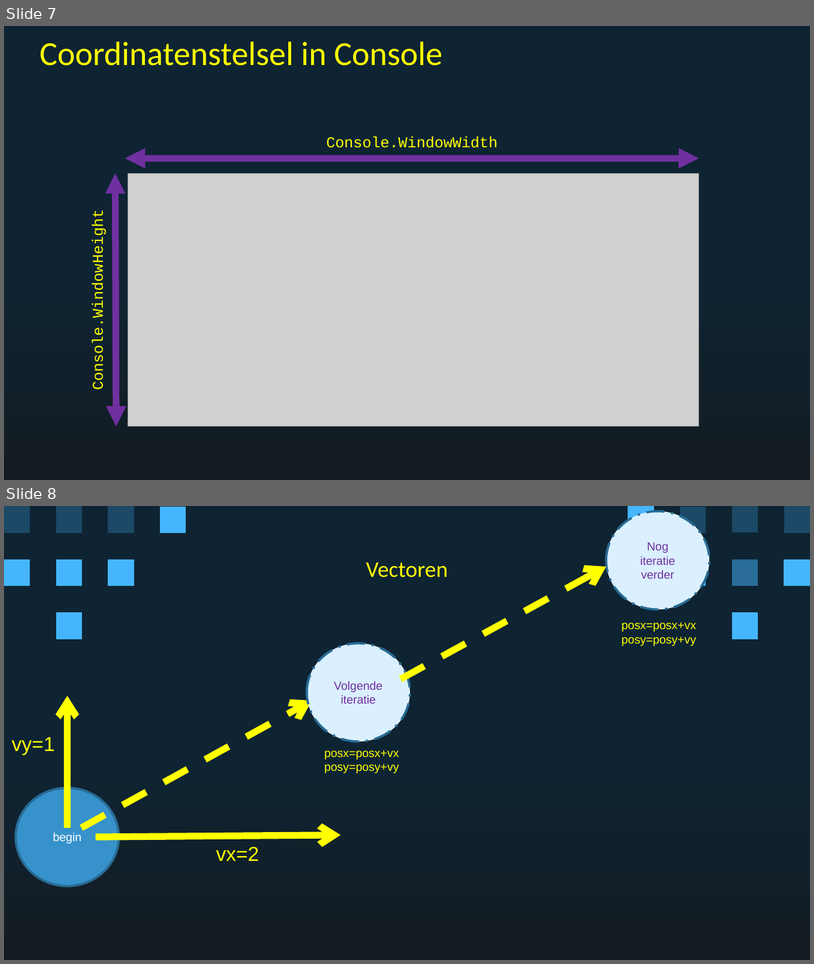
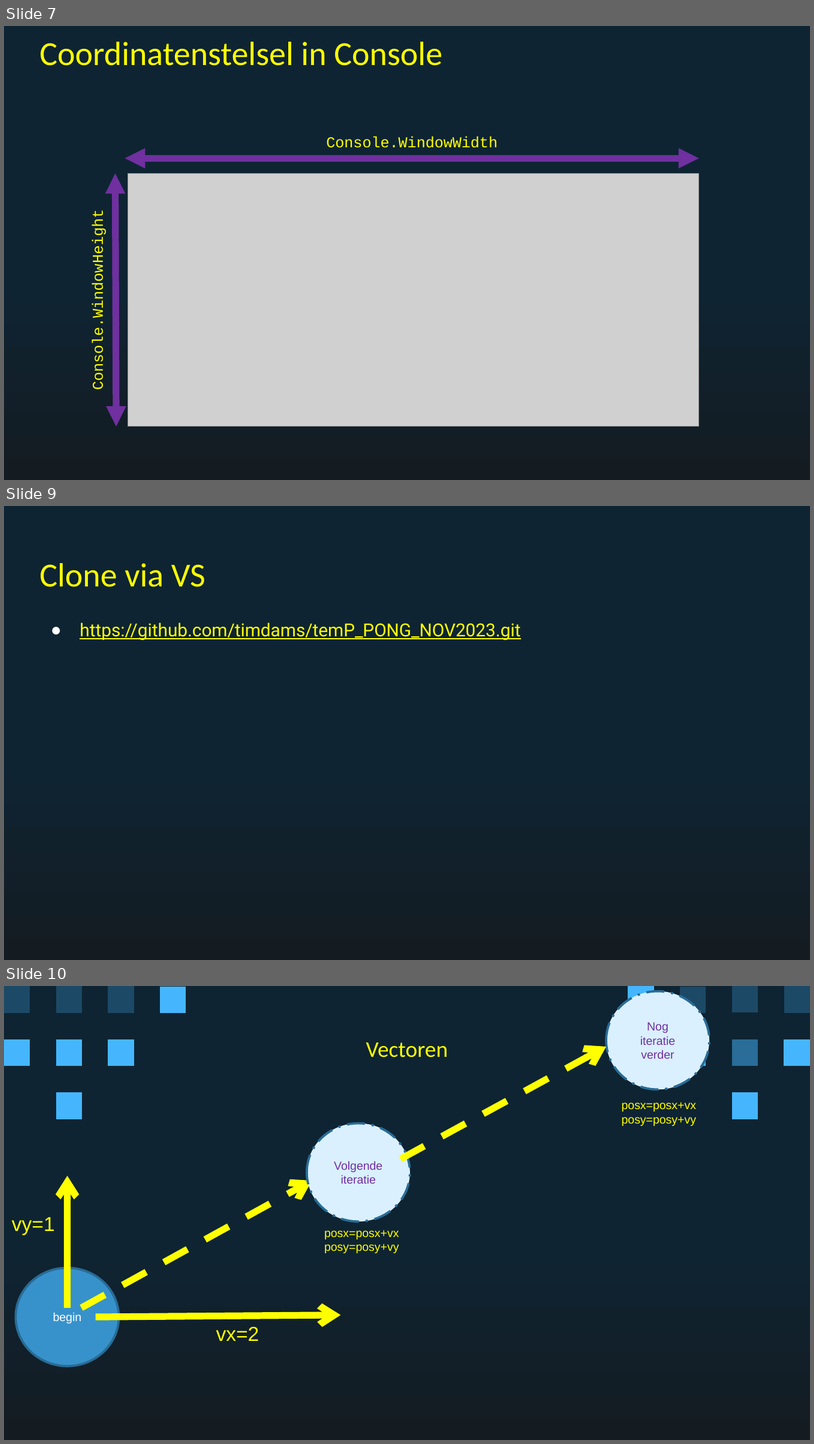
Before and after one commit to timdams/ziescherpscherper_gitbook, a slide deck: _SLIDES/H1 tot en met H8/H6- Herhalingen/xH6_pong retro edition.pptx. Shown one above the other, each under a label of ours: slides 7 and 8 before the commit, slides 7, 9 and 10 after it; the slides between them are not shown. The pictures are 814x964 and 814x1444 pixels, drawn with LibreOffice and Linux fonts; fonts in the diff are those of the drawing; grey boxes stand for pictures. Boxes give left, top, right and bottom in pixels: in the first picture for what was removed or moved away, otherwise in the second. Text is boxed around its words. In the diff, an @@ line names an element or a change of style, - is before the commit and + after.

```diff
--- a/_SLIDES/H1 tot en met H8/H6- Herhalingen/xH6_pong retro edition.pptx
+++ b/_SLIDES/H1 tot en met H8/H6- Herhalingen/xH6_pong retro edition.pptx
@@ slide 9 added at (4, 506, 810, 960), background gradient #0E2433 to #141C21 @@
@@ title added at (39, 563, 206, 587), 30 pt, text #FFFF00 @@
+Clone via VS
@@ text added at (80, 622, 521, 640), 16 pt, text #FFFF00, underline @@
+● https://github.com/timdams/temP_PONG_NOV2023.git
@@ what was slide 8 is now slide 10 @@
```
Also in this commit, not shown: 1 other slide added, 3 other files.
